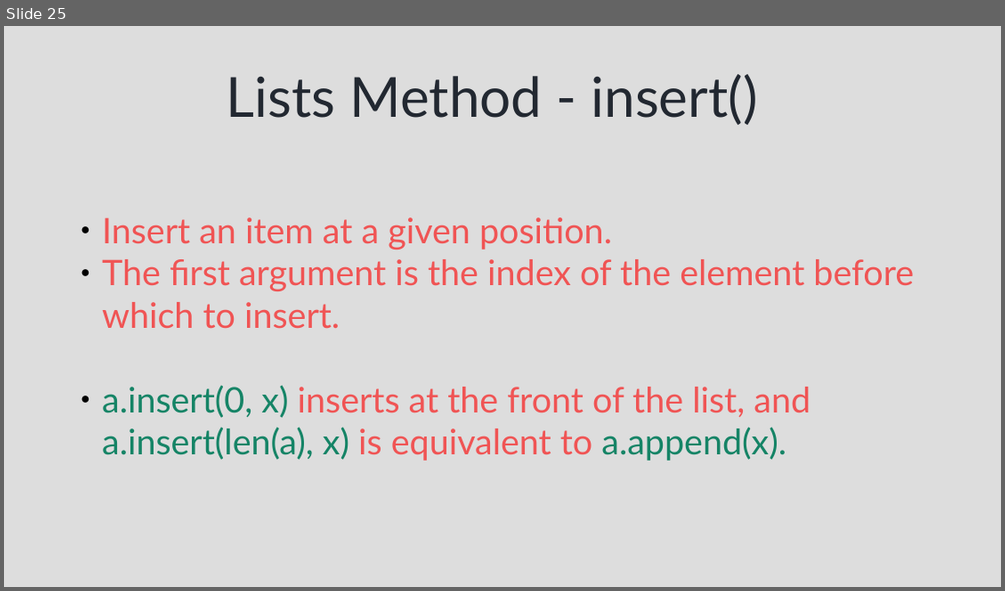
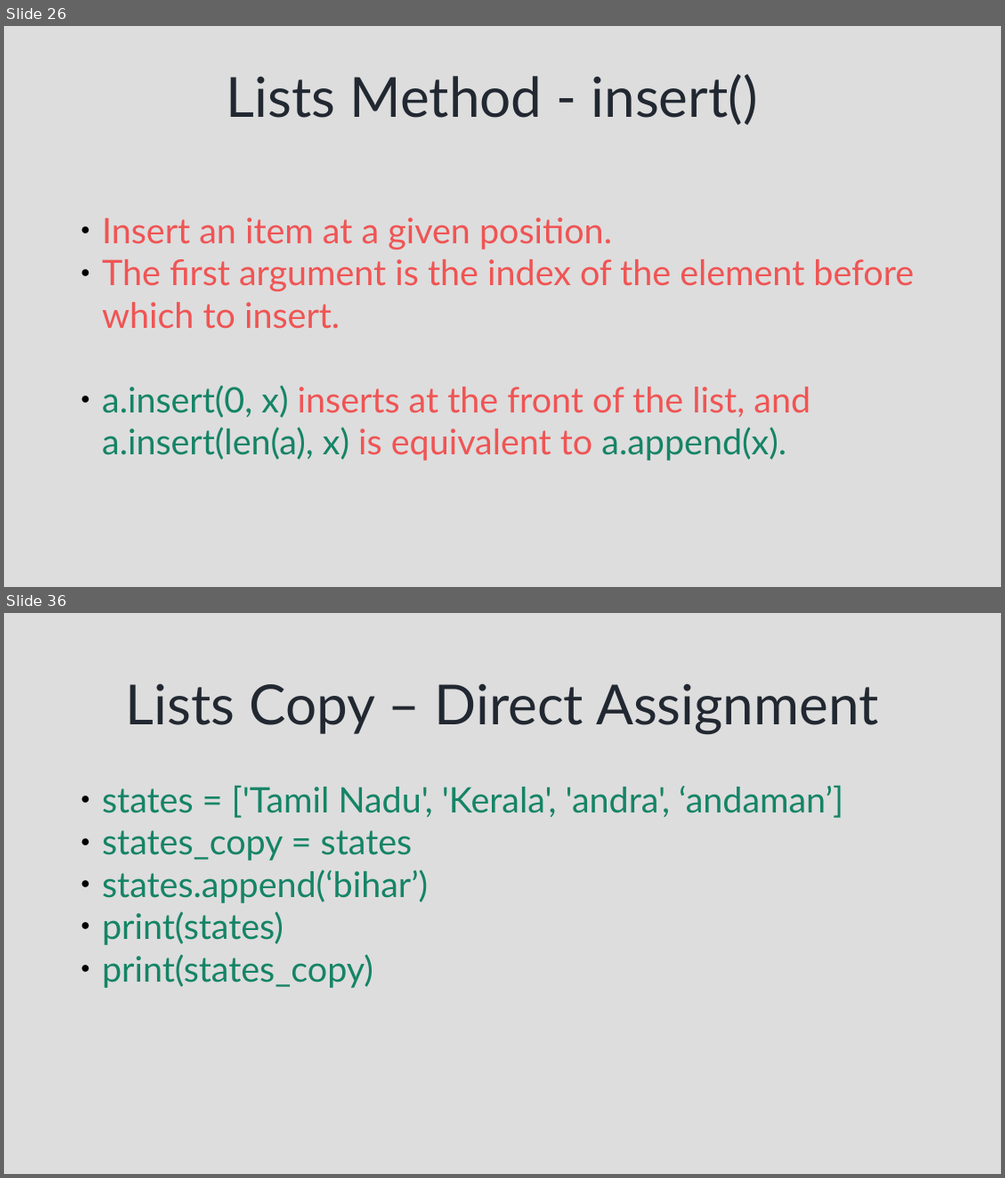
Before and after one commit to syedjafer/learnpythonwithus, a slide deck: session_8_ds_lists.odp. Shown one above the other, each under a label of ours: slide 25 before the commit, slides 26 and 36 after it; the slides between them are not shown. The pictures are 1005x591 and 1005x1178 pixels, drawn with LibreOffice and Linux fonts; fonts in the diff are those of the drawing. Boxes give left, top, right and bottom in pixels: in the first picture for what was removed or moved away, otherwise in the second. Text is boxed around its words. In the diff, an @@ line names an element or a change of style, - is before the commit and + after.

```diff
--- a/session_8_ds_lists.odp
+++ b/session_8_ds_lists.odp
@@ slide 36 added at [4, 613, 1001, 1174], background #DDDDDD @@
@@ title added at [126, 683, 879, 734], 44 pt, text #222831 @@
+Lists Copy – Direct Assignment
@@ text added at [102, 785, 843, 988], 28 pt, text #158466 @@
+● states = ['Tamil Nadu', 'Kerala', 'andra', ‘andaman’]
+● states_copy = states
+● states.append(‘bihar’)
+● print(states)
+● print(states_copy)
@@ what was slide 25 is now slide 26 @@
```
Also in this commit, not shown: 3 slides changed, 9 other slides added, 6 other files.
